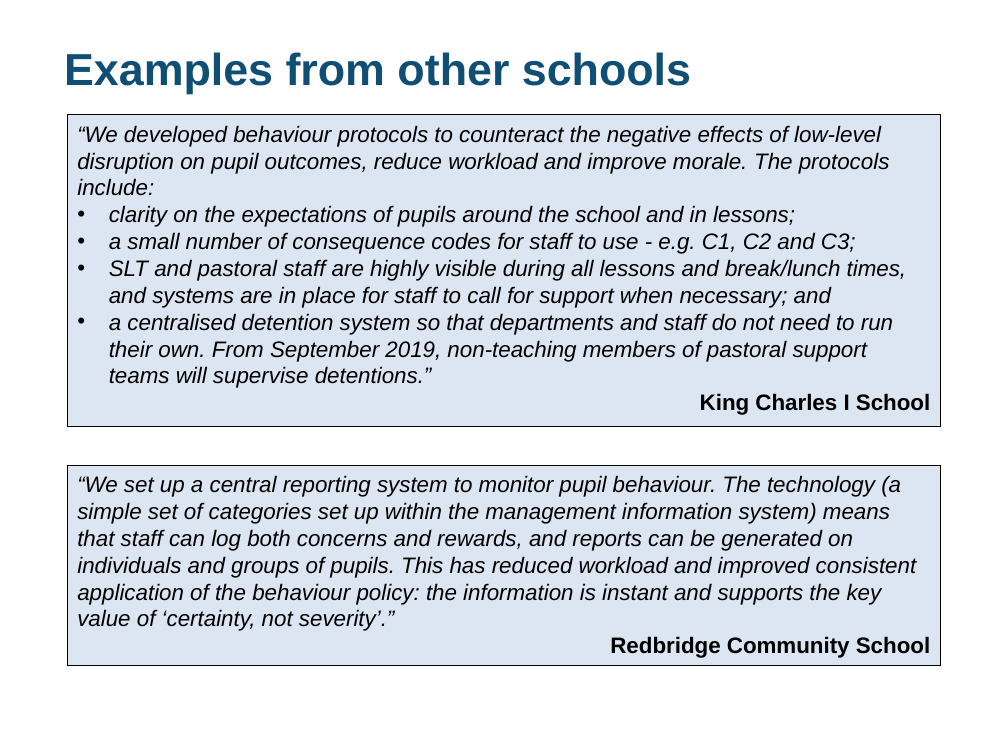
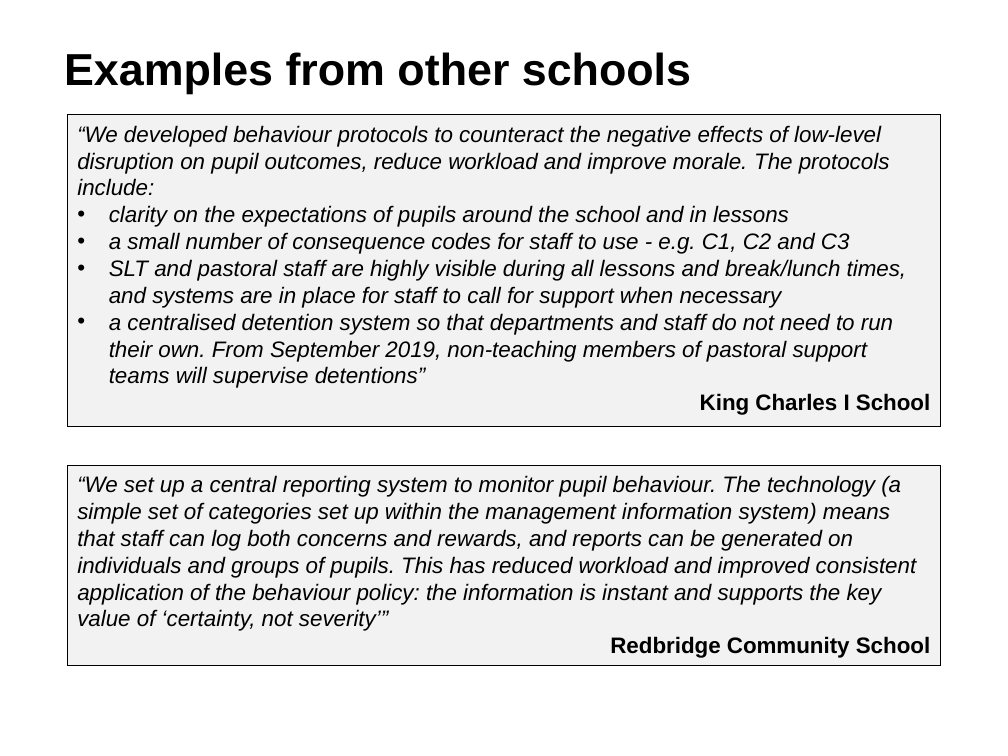
Before and after one commit to DFE-Digital/improve-workload-and-wellbeing-for-school-staff, a slide deck: slide 5 of content/assets/files/Review and streamline behaviour management.odp. Drawn at 1008x756 pixels with LibreOffice and Linux fonts; fonts in the diff are those of the drawing. Boxes give left, top, right and bottom in pixels: in the first picture for what was removed or moved away, otherwise in the second. Text is boxed around its words. In the diff, an @@ line names an element or a change of style, - is before the commit and + after.

```diff
--- a/content/assets/files/Review and streamline behaviour management.odp
+++ b/content/assets/files/Review and streamline behaviour management.odp
@@ title "Examples from other schools" at [64,52,691,94]: text colour #104F75 to #000000 @@
@@ rectangle "“We developed behaviour protocols to ..." at [68,115,940,427]: fill #DCE6F2 to #F2F2F2 @@
@@ text in rectangle at [109,205,907,388]: text changed @@
-• clarity on the expectations of pupils around the school and in lessons;
-• a small number of consequence codes for staff to use - e.g. C1, C2 and C3;
-• SLT and pastoral staff are highly visible during all lessons and break/lunch times, and systems are in place for staff to call for support when necessary; and
-• a centralised detention system so that departments and staff do not need to run their own. From September 2019, non-teaching members of pastoral support teams will supervise detentions.”
+• clarity on the expectations of pupils around the school and in lessons
+• a small number of consequence codes for staff to use - e.g. C1, C2 and C3
+• SLT and pastoral staff are highly visible during all lessons and break/lunch times, and systems are in place for staff to call for support when necessary
+• a centralised detention system so that departments and staff do not need to run their own. From September 2019, non-teaching members of pastoral support teams will supervise detentions”
@@ rectangle "“We set up a central ..." at [68,466,940,666]: fill #DCE6F2 to #F2F2F2 @@
@@ text in rectangle at [77,475,917,631]: text changed @@
-“We set up a central reporting system to monitor pupil behaviour. The technology (a simple set of categories set up within the management information system) means that staff can log both concerns and rewards, and reports can be generated on individuals and groups of pupils. This has reduced workload and improved consistent application of the behaviour policy: the information is instant and supports the key value of ‘certainty, not severity’.”
+“We set up a central reporting system to monitor pupil behaviour. The technology (a simple set of categories set up within the management information system) means that staff can log both concerns and rewards, and reports can be generated on individuals and groups of pupils. This has reduced workload and improved consistent application of the behaviour policy: the information is instant and supports the key value of ‘certainty, not severity’”
```
Also in this commit, not shown: 6 other slides changed, 33 other files.
